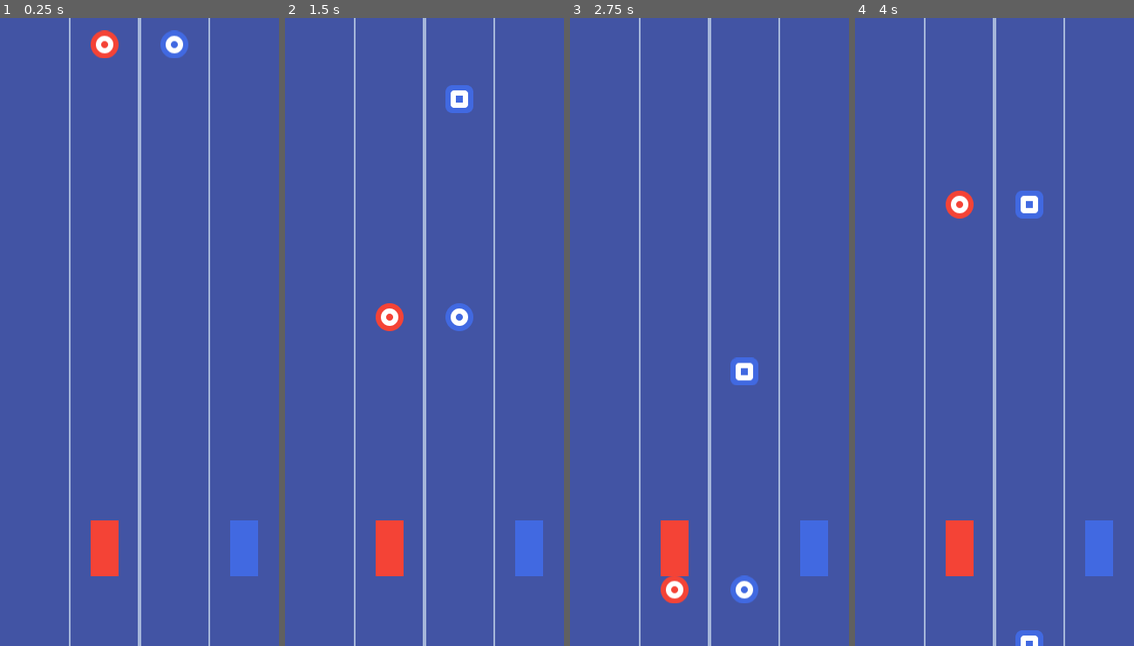
Above: before the commit, frames 1-4 (left to right).
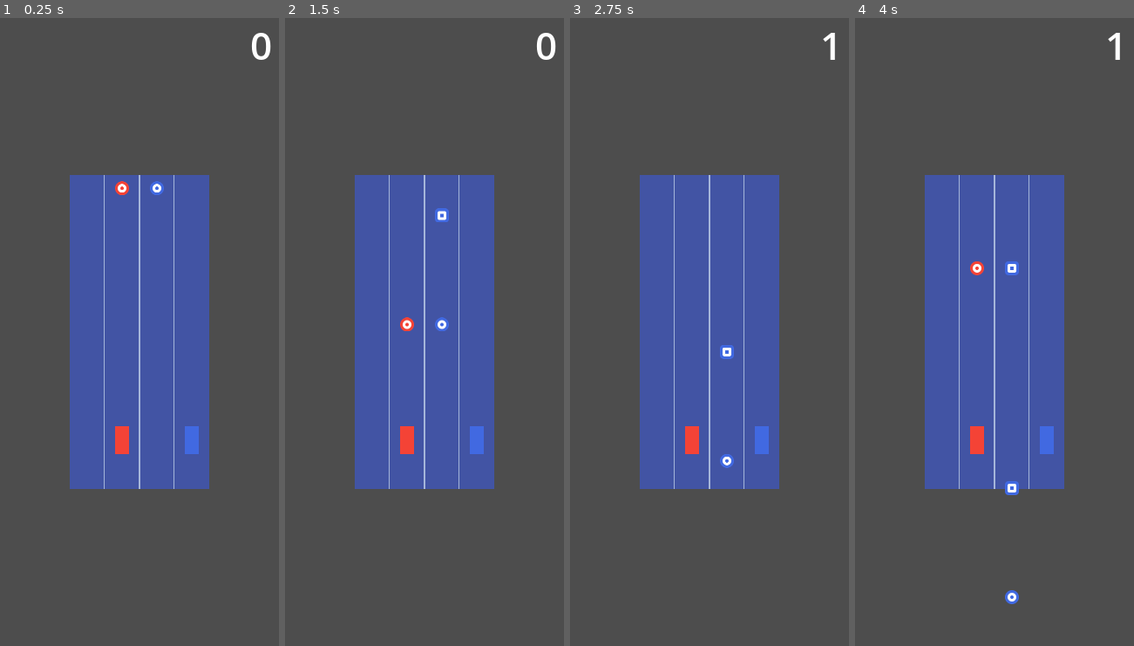
Above: after the commit, the same moments.

Repository: captainAyan/dual_racer
Game: Godot game, scene res://scenes/test_scene/test_scene.tscn
The game is run twice, just before and just after one commit, with the same random seed, the same clock (stepped at 60 frames per second) and the same inputs.
Inputs:
- Up to frame 1 (0.25 s): no input
- Up to frame 2 (1.5 s): no input
- Up to frame 3 (2.75 s): no input
- Up to frame 4 (4 s): no input

The runs differ from the first frame. In frame 1, 77% of the frame differs, in the area x 0-100%, y 0-100%; in frame 2, 77%; in frame 3, 77%; in frame 4, 77%.

Commit message:
basic implementation of mechanics

Diff:
--- a/components/blocks/block.gd
+++ b/components/blocks/block.gd
@@ -1,6 +1,6 @@
 class_name Block
 
-extends Node2D
+extends Area2D
 
 @export var direction:Vector2 = Vector2.DOWN;
 @export var speed:int = 100;
--- a/components/blocks/block.tscn
+++ /dev/null
@@ -1,18 +0,0 @@
-[gd_scene load_steps=3 format=3 uid="uid://c4wtdgk4cu36v"]
-
-[ext_resource type="Script" path="res://components/blocks/block.gd" id="1_h1wxb"]
-
-[sub_resource type="RectangleShape2D" id="RectangleShape2D_a53on"]
-size = Vector2(32, 32)
-
-[node name="Block" type="Node2D"]
-script = ExtResource("1_h1wxb")
-
-[node name="Area2D" type="Area2D" parent="." groups=["blocks"]]
-collision_layer = 2
-collision_mask = 2
-metadata/_edit_lock_ = true
-
-[node name="CollisionShape2D" type="CollisionShape2D" parent="Area2D"]
-shape = SubResource("RectangleShape2D_a53on")
-metadata/_edit_lock_ = true
--- a/components/blocks/blue_block.tscn
+++ b/components/blocks/blue_block.tscn
@@ -1,11 +1,20 @@
-[gd_scene load_steps=3 format=3 uid="uid://bt2pt6i103o22"]
+[gd_scene load_steps=4 format=3 uid="uid://bqcng6ek5tpmj"]
 
 [ext_resource type="Script" path="res://components/blocks/block.gd" id="1_wyerv"]
 [ext_resource type="Texture2D" uid="uid://d26wu47ot0pda" path="res://assets/blue_block.png" id="2_gexos"]
 
-[node name="BlueBlock" type="Node2D"]
+[sub_resource type="RectangleShape2D" id="RectangleShape2D_ax413"]
+size = Vector2(32, 32)
+
+[node name="BlueBlock" type="Area2D" groups=["blocks"]]
+collision_layer = 2
+collision_mask = 0
 script = ExtResource("1_wyerv")
 
-[node name="BlueBlockSprite2D" type="Sprite2D" parent="."]
+[node name="CollisionShape2D" type="CollisionShape2D" parent="."]
+shape = SubResource("RectangleShape2D_ax413")
+metadata/_edit_lock_ = true
+
+[node name="BlueBlock" type="Sprite2D" parent="."]
 texture = ExtResource("2_gexos")
 metadata/_edit_lock_ = true
--- a/components/blocks/red_block.tscn
+++ b/components/blocks/red_block.tscn
@@ -1,11 +1,20 @@
-[gd_scene load_steps=3 format=3 uid="uid://fuuw3lr7ixkq"]
+[gd_scene load_steps=4 format=3 uid="uid://dj5f23a1we5x2"]
 
 [ext_resource type="Script" path="res://components/blocks/block.gd" id="1_6khdm"]
 [ext_resource type="Texture2D" uid="uid://bl3e5vvti4qo1" path="res://assets/red_block.png" id="2_i4l71"]
 
-[node name="RedBlock" type="Node2D"]
+[sub_resource type="RectangleShape2D" id="RectangleShape2D_xowdd"]
+size = Vector2(32, 32)
+
+[node name="RedBlock" type="Area2D" groups=["blocks"]]
+collision_layer = 2
+collision_mask = 0
 script = ExtResource("1_6khdm")
 
-[node name="RedBlockSprite2D" type="Sprite2D" parent="."]
+[node name="CollisionShape2D" type="CollisionShape2D" parent="."]
+shape = SubResource("RectangleShape2D_xowdd")
+metadata/_edit_lock_ = true
+
+[node name="RedBlock" type="Sprite2D" parent="."]
 texture = ExtResource("2_i4l71")
 metadata/_edit_lock_ = true
--- a/components/cars/blue_car.tscn
+++ b/components/cars/blue_car.tscn
@@ -111,7 +111,7 @@
 metadata/_edit_lock_ = true
 
 [node name="Area2D" type="Area2D" parent="."]
-collision_layer = 3
+collision_layer = 0
 collision_mask = 3
 metadata/_edit_lock_ = true
 
--- a/components/cars/car.gd
+++ b/components/cars/car.gd
@@ -32,8 +32,9 @@
 
 
 func _on_area_2d_area_entered(area: Area2D) -> void:
-	print("collission")
 	if area.is_in_group("points"):
-		print("point")
+		scored.emit()
 	elif area.is_in_group("blocks"):
-		print("block")
+		blocked.emit()
+
+	area.queue_free()
--- a/components/cars/red_car.tscn
+++ b/components/cars/red_car.tscn
@@ -111,6 +111,8 @@
 metadata/_edit_lock_ = true
 
 [node name="Area2D" type="Area2D" parent="."]
+collision_layer = 0
+collision_mask = 3
 metadata/_edit_lock_ = true
 
 [node name="CollisionShape2D" type="CollisionShape2D" parent="Area2D"]
@@ -123,4 +125,5 @@
 "": SubResource("AnimationLibrary_018j2")
 }
 
+[connection signal="area_entered" from="Area2D" to="." method="_on_area_2d_area_entered"]
 [connection signal="animation_finished" from="AnimationPlayer" to="." method="_on_animation_player_animation_finished"]
--- a/components/points/blue_point.tscn
+++ b/components/points/blue_point.tscn
@@ -1,11 +1,19 @@
-[gd_scene load_steps=3 format=3 uid="uid://cn4tlmbd53xgw"]
+[gd_scene load_steps=4 format=3 uid="uid://bbqblky6hu2ec"]
 
 [ext_resource type="Script" path="res://components/points/point.gd" id="1_oj5io"]
 [ext_resource type="Texture2D" uid="uid://x8jfiwutcexc" path="res://assets/blue_point.png" id="2_quw20"]
 
-[node name="BluePoint" type="Node2D"]
+[sub_resource type="CircleShape2D" id="CircleShape2D_gwut0"]
+radius = 16.0
+
+[node name="BluePoint" type="Area2D" groups=["points"]]
+collision_mask = 0
 script = ExtResource("1_oj5io")
 
-[node name="BluePointSprite2D" type="Sprite2D" parent="."]
+[node name="CollisionShape2D" type="CollisionShape2D" parent="."]
+shape = SubResource("CircleShape2D_gwut0")
+metadata/_edit_lock_ = true
+
+[node name="BluePoint" type="Sprite2D" parent="."]
 texture = ExtResource("2_quw20")
 metadata/_edit_lock_ = true
--- a/components/points/point.gd
+++ b/components/points/point.gd
@@ -1,6 +1,6 @@
 class_name Point
 
-extends Node2D
+extends Area2D
 
 @export var direction:Vector2 = Vector2.DOWN;
 @export var speed:int = 100;
--- a/components/points/point.tscn
+++ /dev/null
@@ -1,16 +0,0 @@
-[gd_scene load_steps=3 format=3 uid="uid://crm0o3lyqph0s"]
-
-[ext_resource type="Script" path="res://components/points/point.gd" id="1_amegu"]
-
-[sub_resource type="CircleShape2D" id="CircleShape2D_3i4rk"]
-radius = 16.0
-
-[node name="Point" type="Node2D"]
-script = ExtResource("1_amegu")
-
-[node name="Area2D" type="Area2D" parent="." groups=["points"]]
-metadata/_edit_lock_ = true
-
-[node name="CollisionShape2D" type="CollisionShape2D" parent="Area2D"]
-shape = SubResource("CircleShape2D_3i4rk")
-metadata/_edit_lock_ = true
--- a/components/points/red_point.tscn
+++ b/components/points/red_point.tscn
@@ -1,11 +1,19 @@
-[gd_scene load_steps=3 format=3 uid="uid://csvi2dtuotwm8"]
+[gd_scene load_steps=4 format=3 uid="uid://cix4rrs2f05nb"]
 
 [ext_resource type="Script" path="res://components/points/point.gd" id="1_0rsgk"]
 [ext_resource type="Texture2D" uid="uid://cy6ft43t1280n" path="res://assets/red_point.png" id="1_b6wiu"]
 
-[node name="RedPoint" type="Node2D"]
+[sub_resource type="CircleShape2D" id="CircleShape2D_b3rme"]
+radius = 16.0
+
+[node name="RedPoint" type="Area2D" groups=["points"]]
+collision_mask = 0
 script = ExtResource("1_0rsgk")
 
-[node name="RedPointSprite2D" type="Sprite2D" parent="."]
+[node name="CollisionShape2D" type="CollisionShape2D" parent="."]
+shape = SubResource("CircleShape2D_b3rme")
+metadata/_edit_lock_ = true
+
+[node name="RedPoint" type="Sprite2D" parent="."]
 texture = ExtResource("1_b6wiu")
 metadata/_edit_lock_ = true
--- a/scenes/test_scene/test_scene.gd
+++ b/scenes/test_scene/test_scene.gd
@@ -1,12 +1,14 @@
 extends Node2D
 
-const RedPoint:PackedScene = preload("res://components/points/red_point.tscn")
-const RedBlock:PackedScene = preload("res://components/blocks/red_block.tscn")
-const BluePoint:PackedScene = preload("res://components/points/blue_point.tscn")
-const BlueBlock:PackedScene = preload("res://components/blocks/blue_block.tscn")
+const RedPoint:PackedScene = preload("res://components/points/red_point.tscn");
+const RedBlock:PackedScene = preload("res://components/blocks/red_block.tscn");
+const BluePoint:PackedScene = preload("res://components/points/blue_point.tscn");
+const BlueBlock:PackedScene = preload("res://components/blocks/blue_block.tscn");
 
-@export var speed:int = 250
-@export var wait_timer_range:Vector2 = Vector2(1, 3)
+@export var speed:int = 250;
+@export var wait_timer_range:Vector2 = Vector2(1, 3);
+
+var score_count:int = 0;
 
 func _ready() -> void:
 	spawn_for_blue()
@@ -53,3 +55,24 @@
 
 func _on_blue_lane_timer_timeout() -> void:
 	spawn_for_blue()
+
+
+# for both the cars
+func _on_car_scored() -> void:
+	score_count += 1
+	$CanvasLayer/ScoreLabel.text = str(score_count)
+
+
+# for both the cars
+func _on_car_blocked() -> void:
+	print("game over - block")
+
+
+# game over if missed a point
+func _on_missed_point_area_2d_area_entered(area: Area2D) -> void:
+	print("game over - miss")
+
+
+# queue_free the blocks that were successfully missed
+func _on_block_queue_free_area_2d_area_entered(area: Area2D) -> void:
+	area.queue_free()
--- a/scenes/test_scene/test_scene.tscn
+++ b/scenes/test_scene/test_scene.tscn
@@ -6,6 +6,9 @@
 
 [sub_resource type="RectangleShape2D" id="RectangleShape2D_qfvki"]
 size = Vector2(128, 560)
+
+[sub_resource type="RectangleShape2D" id="RectangleShape2D_hgtk3"]
+size = Vector2(320, 16)
 
 [node name="TestScene" type="Node2D"]
 script = ExtResource("1_n8q8c")
@@ -72,16 +75,60 @@
 position = Vector2(280, -32)
 metadata/_edit_lock_ = true
 
+[node name="RedCar" parent="." instance=ExtResource("4_r1775")]
+action_name = "move_red_car"
+metadata/_edit_lock_ = true
+
+[node name="BlueCar" parent="." instance=ExtResource("5_h22cf")]
+action_name = "move_blue_car"
+metadata/_edit_lock_ = true
+
+[node name="MissedPointArea2D" type="Area2D" parent="."]
+position = Vector2(160, 656)
+collision_layer = 0
+metadata/_edit_lock_ = true
+
+[node name="CollisionShape2D" type="CollisionShape2D" parent="MissedPointArea2D"]
+shape = SubResource("RectangleShape2D_hgtk3")
+metadata/_edit_lock_ = true
+
+[node name="BlockQueueFreeArea2D" type="Area2D" parent="."]
+position = Vector2(160, 776)
+collision_layer = 0
+collision_mask = 2
+metadata/_edit_lock_ = true
+
+[node name="CollisionShape2D" type="CollisionShape2D" parent="BlockQueueFreeArea2D"]
+shape = SubResource("RectangleShape2D_hgtk3")
+metadata/_edit_lock_ = true
+
 [node name="RedLaneTimer" type="Timer" parent="."]
 one_shot = true
 
 [node name="BlueLaneTimer" type="Timer" parent="."]
 
-[node name="RedCar" parent="." instance=ExtResource("4_r1775")]
-action_name = "move_red_car"
+[node name="CanvasLayer" type="CanvasLayer" parent="."]
 
-[node name="BlueCar" parent="." instance=ExtResource("5_h22cf")]
-action_name = "move_blue_car"
+[node name="ScoreLabel" type="Label" parent="CanvasLayer"]
+anchors_preset = 10
+anchor_right = 1.0
+offset_left = 216.0
+offset_right = -8.0
+offset_bottom = 64.0
+grow_horizontal = 2
+theme_override_font_sizes/font_size = 44
+text = "0"
+horizontal_alignment = 2
 
+[node name="Camera2D" type="Camera2D" parent="."]
+position = Vector2(160, 360)
+zoom = Vector2(0.5, 0.5)
+
+[connection signal="blocked" from="RedCar" to="." method="_on_car_blocked"]
+[connection signal="scored" from="RedCar" to="." method="_on_car_scored"]
+[connection signal="blocked" from="BlueCar" to="." method="_on_car_blocked"]
+[connection signal="scored" from="BlueCar" to="." method="_on_car_scored"]
+[connection signal="area_entered" from="MissedPointArea2D" to="." method="_on_missed_point_area_2d_area_entered"]
+[connection signal="area_entered" from="BlockQueueFreeArea2D" to="." method="_on_block_queue_free_area_2d_area_entered"]
 [connection signal="timeout" from="RedLaneTimer" to="." method="_on_red_lane_timer_timeout"]
 [connection signal="timeout" from="BlueLaneTimer" to="." method="_on_blue_lane_timer_timeout"]
Not shown: 1 places in scenes/test_scene/test_scene.tscn that only renumber resources
